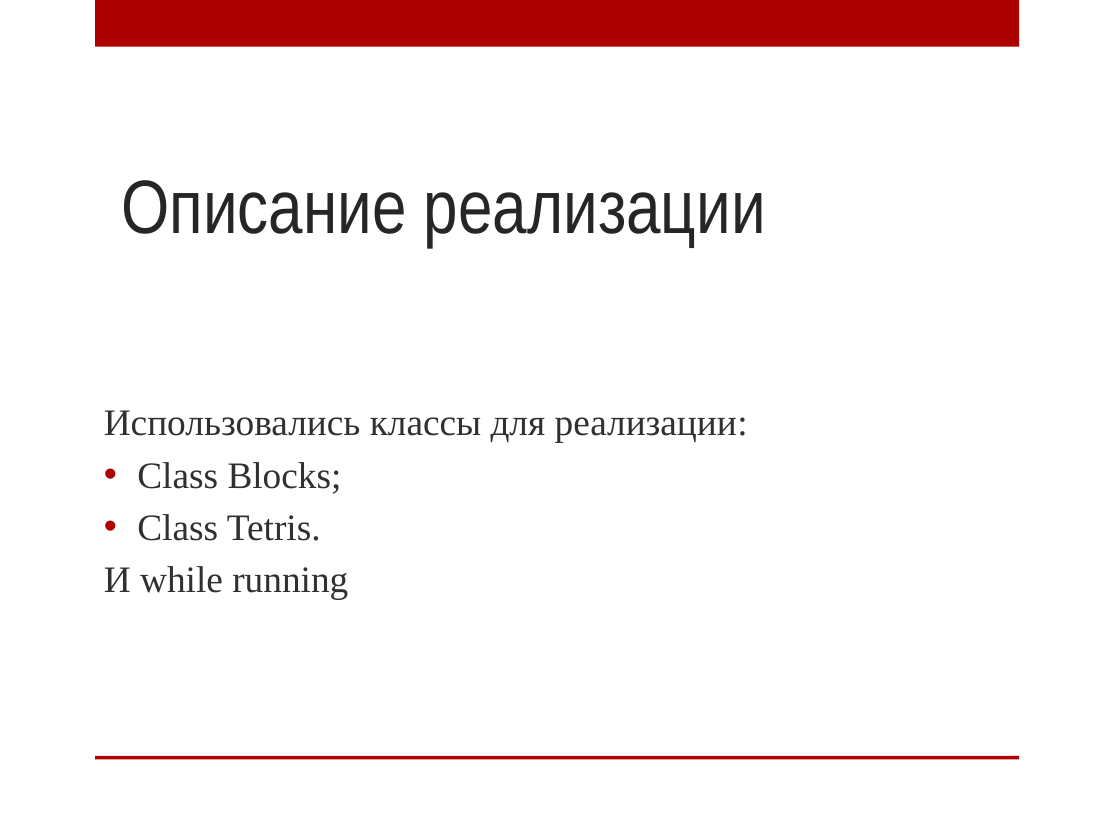
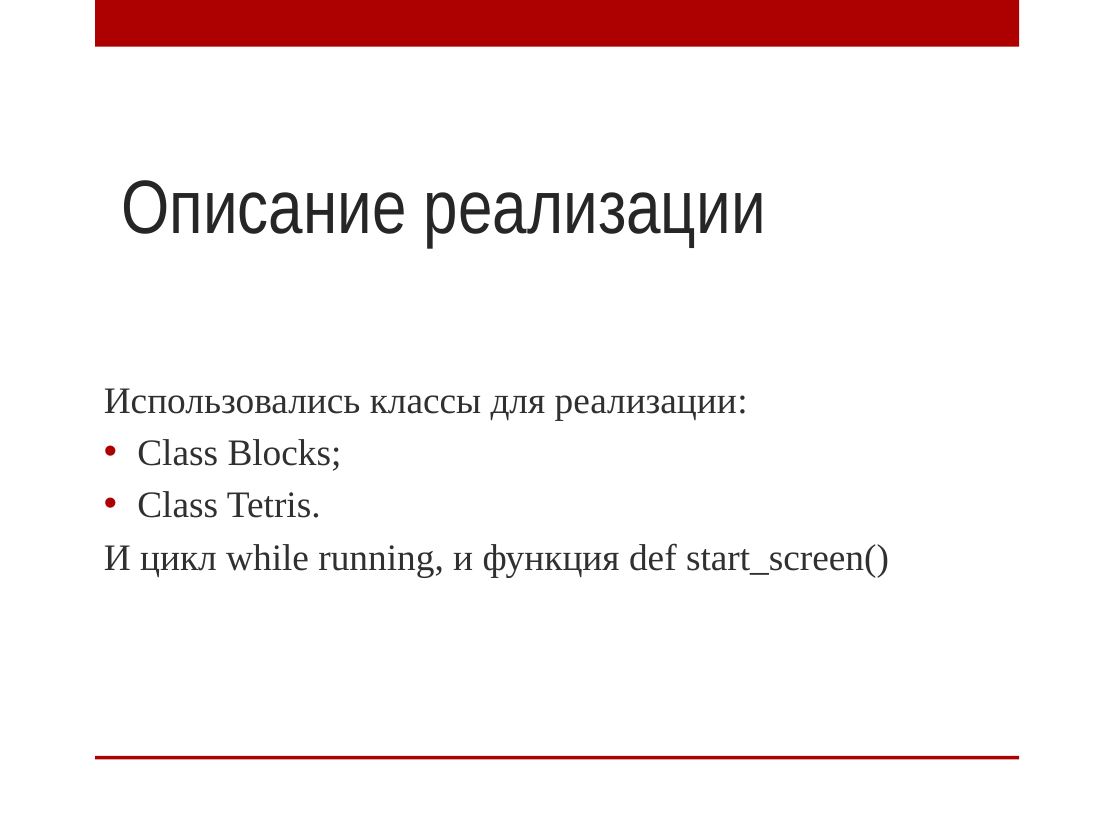
Before and after one commit to 61milenap/pygame, a slide deck: slide 3 of Название проекта « Тетрис».pptx. Drawn at 1120x840 pixels with LibreOffice and Linux fonts; fonts in the diff are those of the drawing; background and template pictures are left out. Boxes give left, top, right and bottom in pixels: in the first picture for what was removed or moved away, otherwise in the second. Text is boxed around its words. In the diff, an @@ line names an element or a change of style, - is before the commit and + after.

```diff
--- a/Название проекта « Тетрис».pptx
+++ b/Название проекта « Тетрис».pptx
@@ text at [104,543,889,577]: text changed @@
-И while running
+И цикл while running, и функция def start_screen()
```
Also in this commit, not shown: 4 slides added, 1 slide removed, 3 other files.
